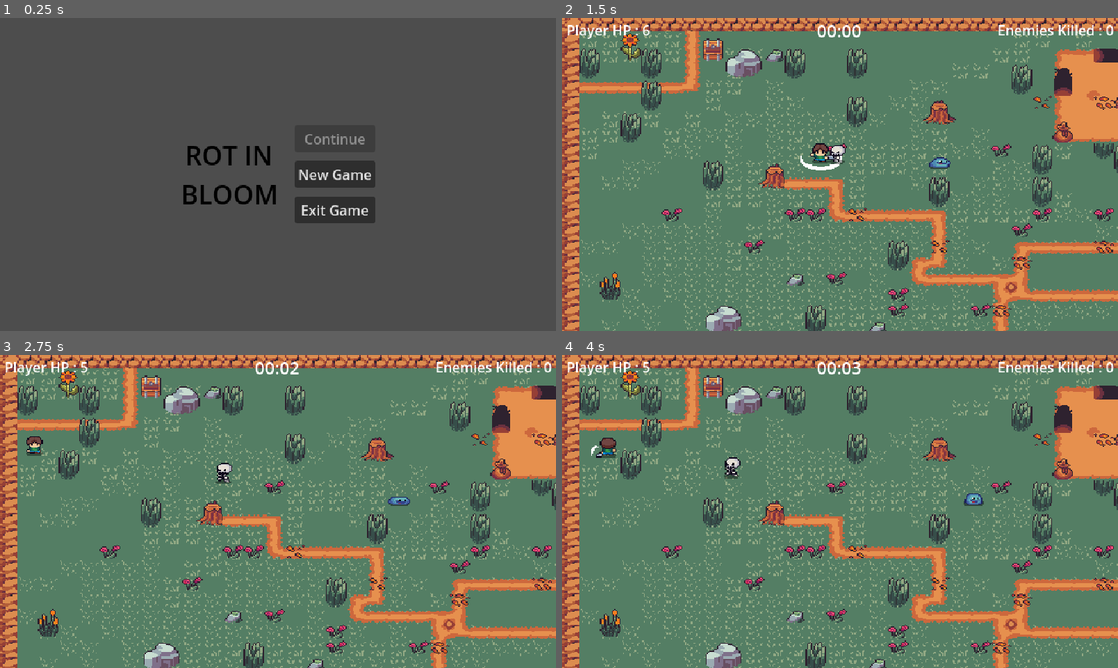
Above: before the commit, frames 1-4 (two rows, left to right).
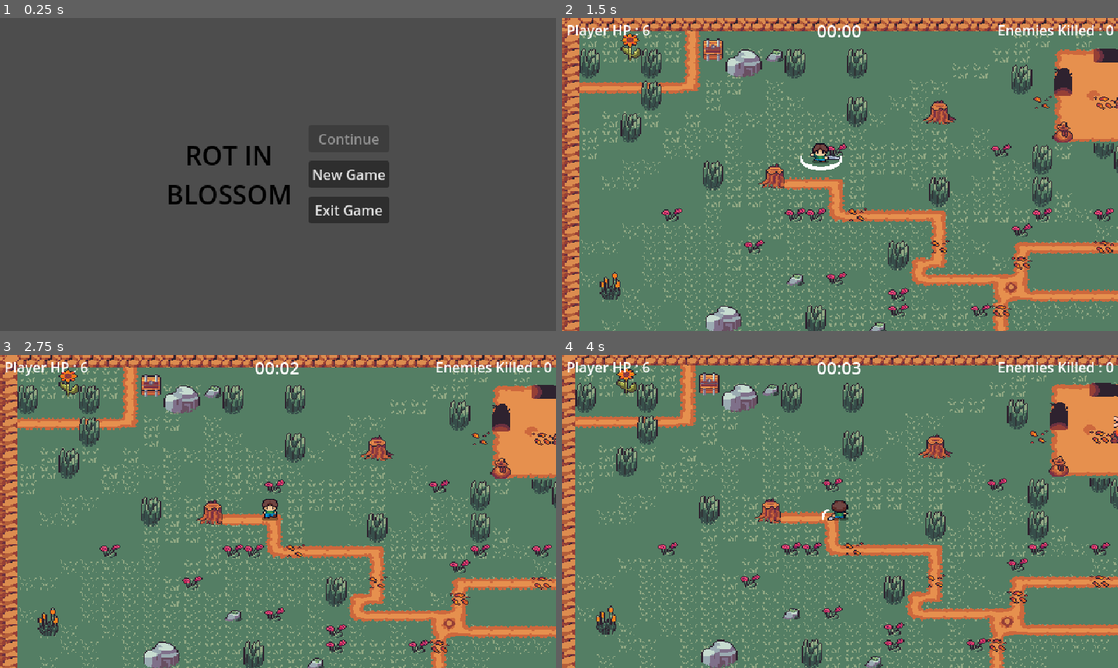
Above: after the commit, the same moments.

Repository: yodh4/gamejam-uts
Game: Godot game, scene res://GUI/main_menu/main_menu.tscn
Two runs of this game, one before a commit and one after it. Both use one fixed random seed, a clock stepped at 60 frames per second and the inputs below.
Inputs:
- Up to frame 1 (0.25 s): no input
- Up to frame 2 (1.5 s): click "New Game" at 0.5 s; hold Right (ui_right) from 1.28 s (still down); hold Z (attack) from 1.28 s (still down)
- Up to frame 3 (2.75 s): release Right (ui_right) at 2.03 s; release Z (attack) at 2.03 s; hold Down (ui_down) from 2.03 s (still down); tap Z (attack) at 2.1 s
- Up to frame 4 (4 s): release Down (ui_down) at 2.78 s; hold Right (ui_right) 2.78-3.53 s; hold Z (attack) 2.78-3.53 s; hold Up (ui_up) from 3.53 s (still down); tap Z (attack) at 3.6 s

The runs differ from the first frame. In frame 1, 2.1% of the frame differs, in the area x 30-70%, y 37-66%; in frame 2, 0.2%; in frame 3, 15%; in frame 4, 28%, in the area x 0-100%, y 0-100%.

Commit message:
Change title in main menu and removed enemies node from main level

Diff:
--- a/GUI/main_menu/main_menu.tscn
+++ b/GUI/main_menu/main_menu.tscn
@@ -19,7 +19,7 @@
 theme_override_colors/font_color = Color(0, 0, 0, 1)
 theme_override_font_sizes/font_size = 30
 text = "Rot In
-bloom"
+blossom"
 horizontal_alignment = 1
 uppercase = true
 
--- a/MainLevel.tscn
+++ b/MainLevel.tscn
@@ -12,14 +12,8 @@
 position = Vector2(-4, -3)
 scale = Vector2(1.48002, 1.15052)
 
-[node name="Slime" parent="." instance=ExtResource("1_kn5wg")]
-position = Vector2(294, 155)
-
 [node name="Player" parent="." instance=ExtResource("2_xbyuw")]
 position = Vector2(204, 139)
-
-[node name="Skeleton" parent="." instance=ExtResource("3_kn5ci")]
-position = Vector2(245, 156)
 
 [node name="Spawner1" type="Node2D" parent="."]
 position = Vector2(106, 124)
Not shown, changed: export_presets.cfg
